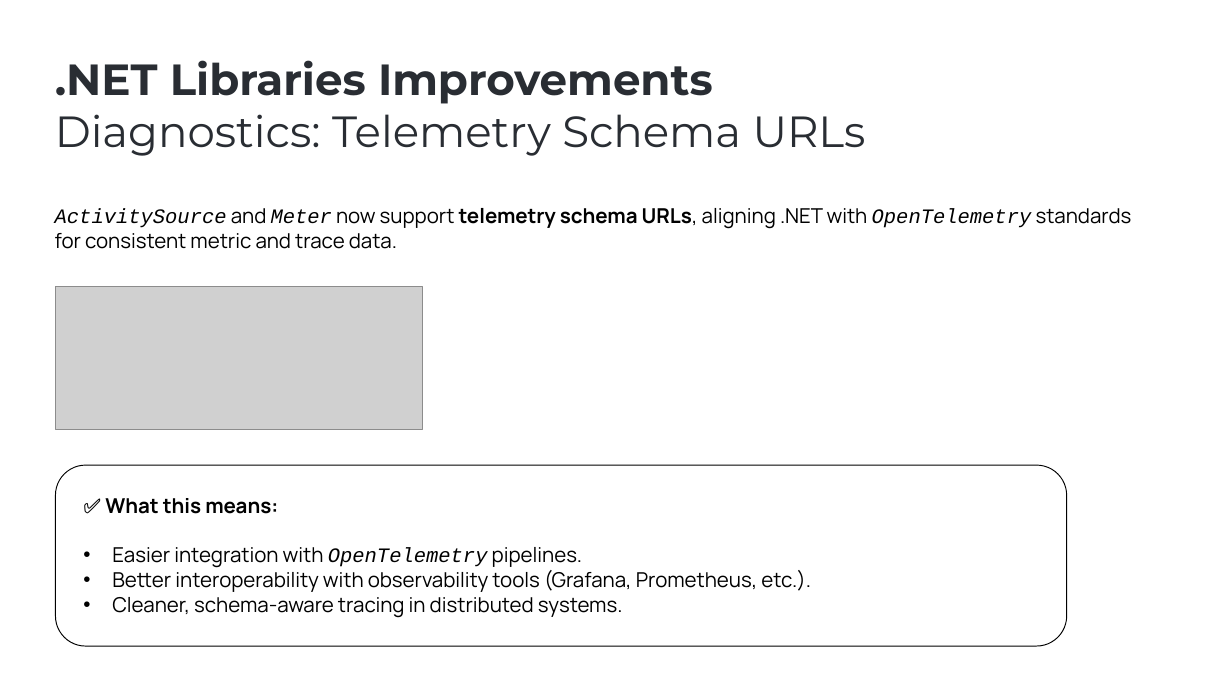
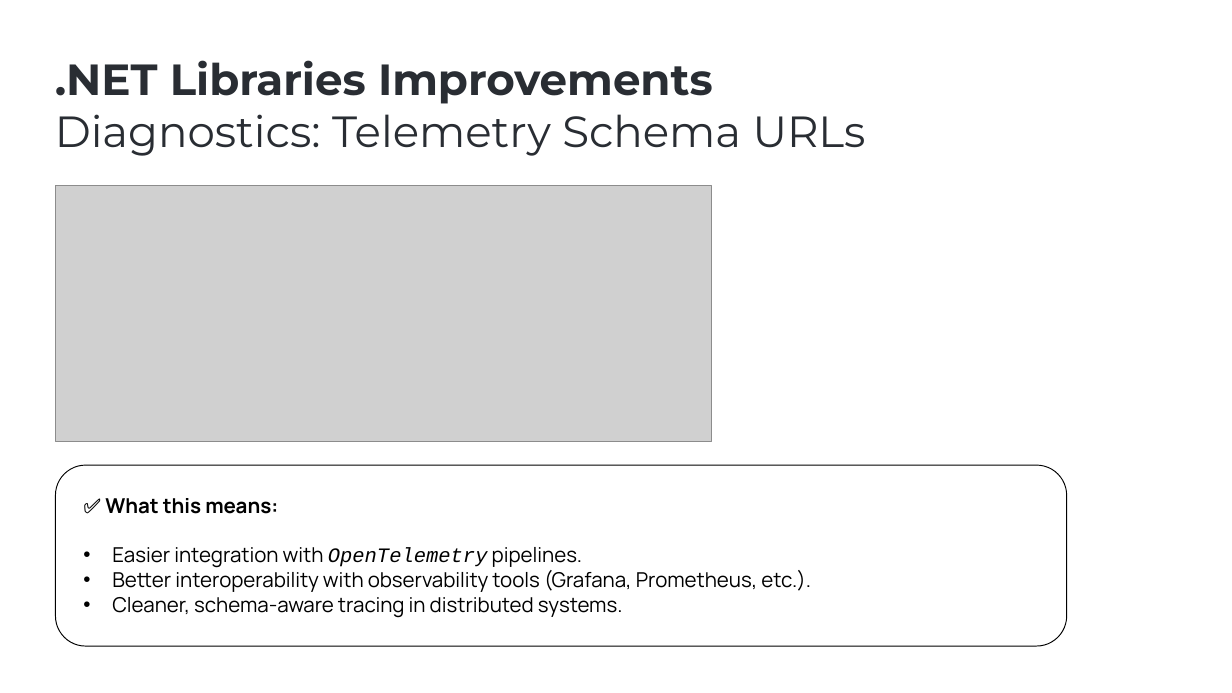
Before and after one commit to ebicoglu/presentations, a slide deck: slide 11 of abp-community-talks-2025.09.pptx (slide 12 before the commit). Drawn at 1232x693 pixels with LibreOffice and Linux fonts; fonts in the diff are those of the drawing; grey boxes stand for pictures; background and template pictures are left out. Boxes give left, top, right and bottom in pixels: in the first picture for what was removed or moved away, otherwise in the second. Text is boxed around its words. In the diff, an @@ line names an element or a change of style, - is before the commit and + after.

```diff
--- a/abp-community-talks-2025.09.pptx
+++ b/abp-community-talks-2025.09.pptx
@@ picture: place and size @@
-picture at [55,287,422,430]
+picture at [55,186,712,442]
@@ text removed at [55,208,1132,249] @@
-ActivitySource and Meter now support telemetry schema URLs, aligning .NET with OpenTelemetry standards for consistent metric and trace data.
```
Also in this commit, not shown: 10 other slides changed, 1 slide removed.
